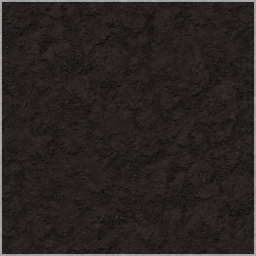
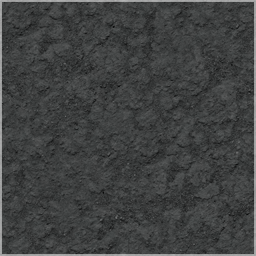
Revision of a layered 256 × 256 image; what changed, layer by layer:
hid "BlockedTile" (1st of 2) over [2,2,254,254]
showed "BlankTile" over [2,2,254,254]
